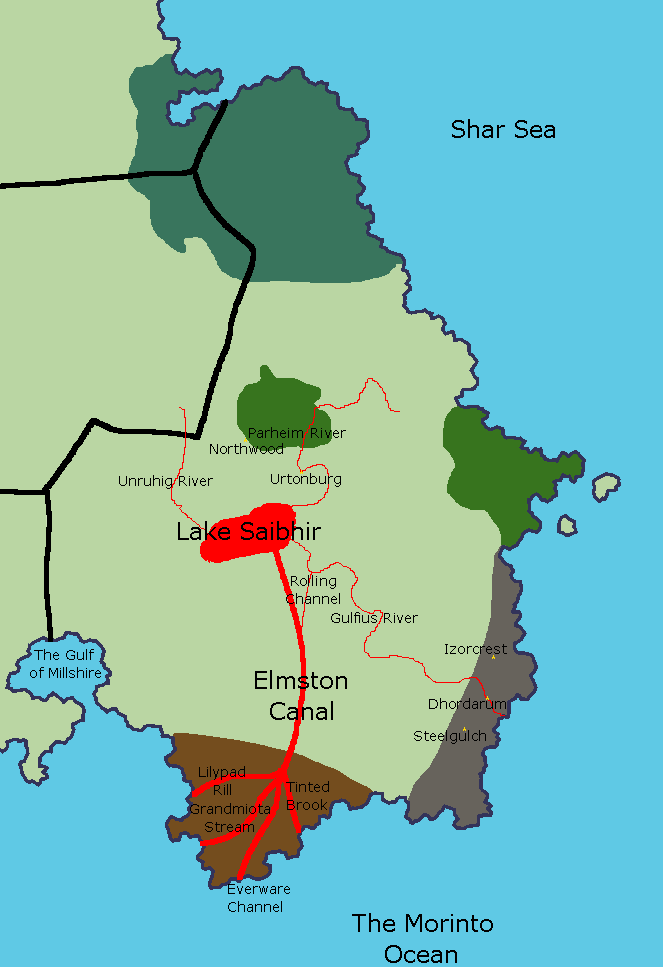
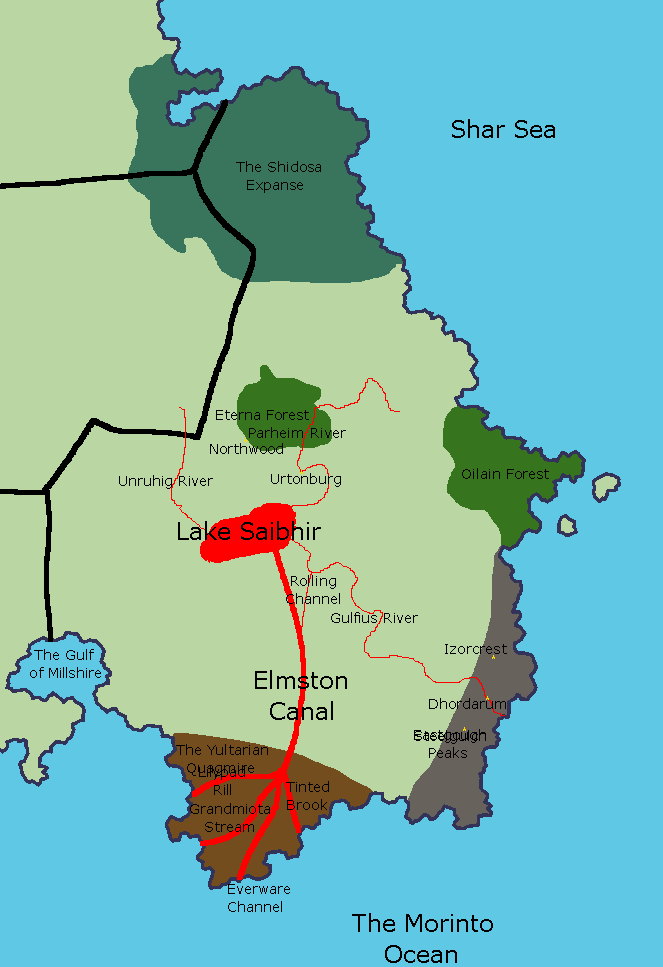
Two versions of the same layered image (663px x 967px). Layer-by-layer changes:
showed group "Geography Labels" (5 layers) over [176, 161, 549, 776]
